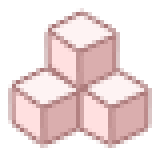
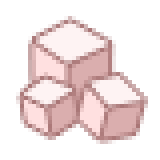
Before/after of a 160 x 160 layered artwork. What changed in the layer stack:
added group "tofu" with 9 layers above "Слой 4" over [20, 20, 144, 140]
moved "Фигура 3 (копия)" into group "tofu", painted on it over [80, 68, 148, 108]
moved "Фигура 2 (копия)" into group "tofu", painted on it over [100, 88, 148, 144]
moved "Фигура 1 (копия)" into group "tofu", painted on it over [76, 84, 116, 144]
moved "Фигура 3" into group "tofu", painted on it over [12, 68, 80, 108]
moved "Фигура 2" into group "tofu", painted on it over [44, 88, 80, 144]
moved "Фигура 1" into group "tofu", painted on it over [12, 88, 56, 144]
moved "Фигура 3 (копия) 2" into group "tofu", painted on it over [32, 12, 116, 64]
moved "Фигура 2 (копия) 2" into group "tofu", painted on it over [68, 32, 116, 108]
moved "Фигура 1 (копия) 2" into group "tofu", painted on it over [32, 32, 84, 108]
renamed "Слой 3" to "Слой 4", showed it, painted on it over [8, 8, 152, 148]
